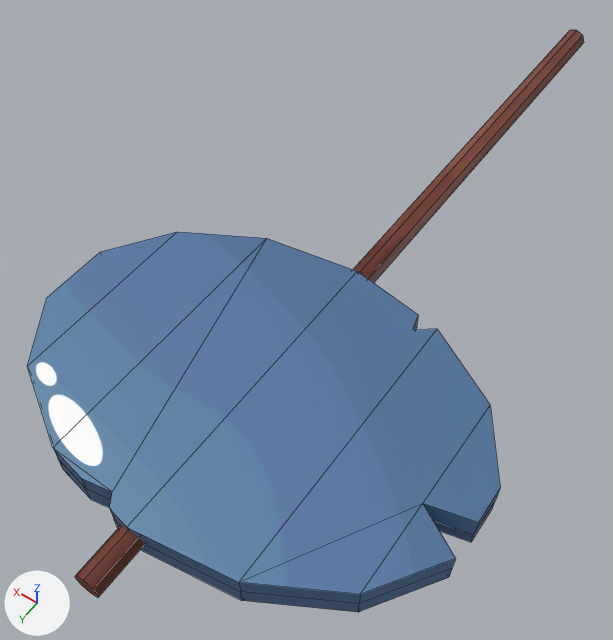
The FBX model Assets/External Art/placas/placa.fbx as it was, and as the next commit left it.
The view is the same before and after, from a 50 mm camera at (-1.7, 1.91, 3.93) aimed at (0.22, -0.79, -0.3). The lights are fixed; the arrows at lower left show +X, +Y and +Z. Mesh edges are drawn as thin lines. Where no turn or scale is listed for an object, it has been applied to the vertices.
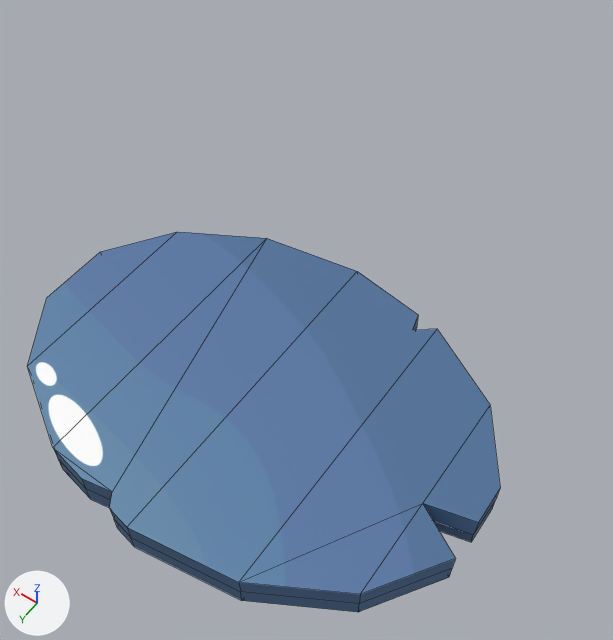
Commit message: new placa

Pixel boxes (x1, y1, x2, y2) of what changed, in the pictures (613 x 640 px):
'Cylinder', reshaped (15% narrower, 35% shorter): before (27, 30, 584, 612); after (27, 232, 500, 612)
part 1 of me_cylinder, deleted (brown): before (75, 30, 584, 598)

Patch to the scene script:
```diff
--- a/Assets/External Art/placas/placa.fbx.py
+++ b/Assets/External Art/placas/placa.fbx.py
@@ me_cylinder @@
 me_cylinder.from_pydata(...)  # 91 vertices, 82 faces; spans x -1.36..1.36, y -4.12..1.3, z -0.12..0.12
 # used by ob_cylinder; location = (0.0, 0.0, 0.0)
+# me_cylinder part 1: the loose piece of 28 vertices spanning x -0.08..0.08, y -4.12..1.3, z -0.08..0.08 is deleted
 me_cylinder.materials.append(mat_material_001)
```
